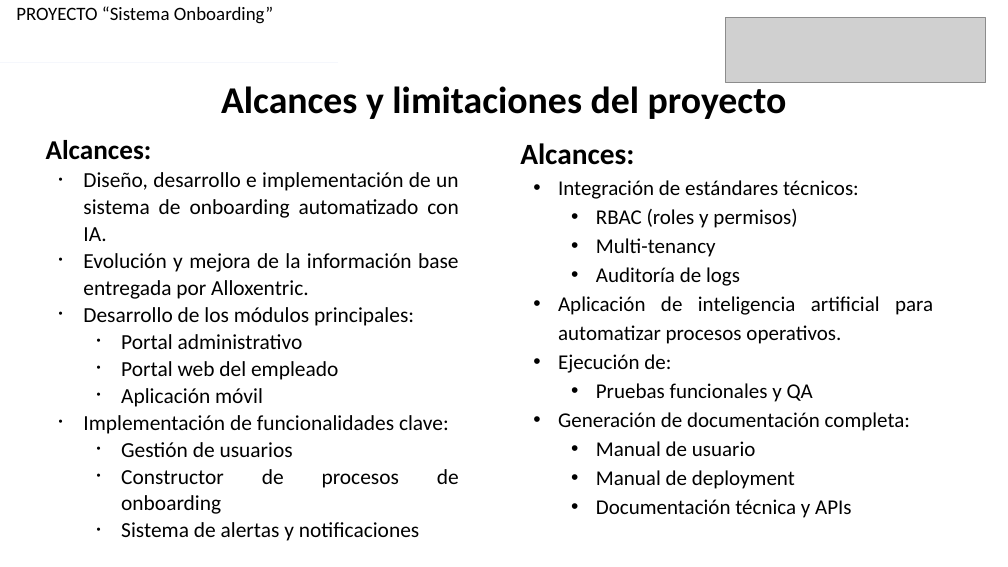
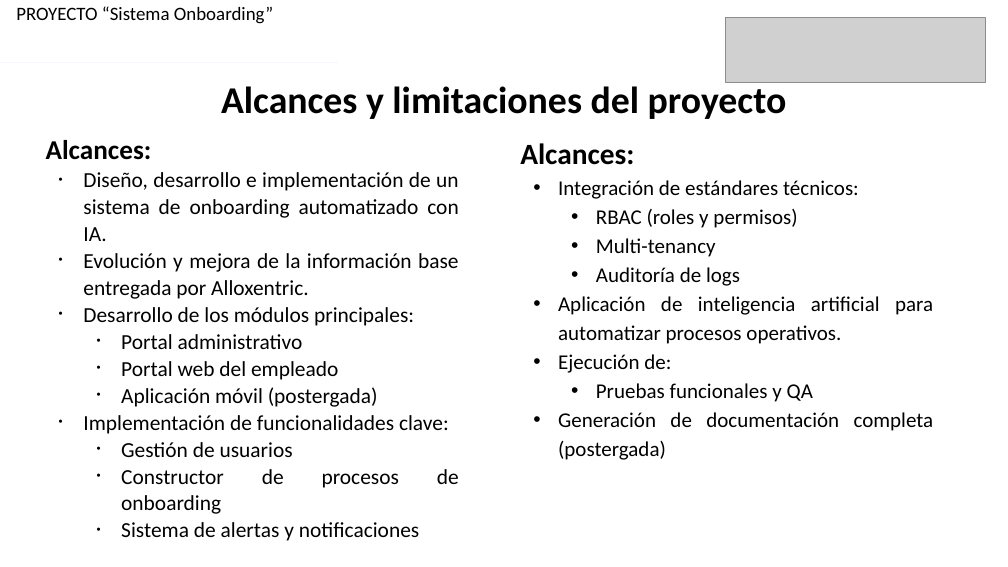
Before and after one commit to javierX888/Sistema-de-OnBoarding-Portafolio, a slide deck: slide 5 of Fase 3/Evidencias proyecto/Presentación Fase 3.pptx. Drawn at 1008x567 pixels with LibreOffice and Linux fonts; fonts in the diff are those of the drawing; grey boxes stand for pictures. Boxes give left, top, right and bottom in pixels: in the first picture for what was removed or moved away, otherwise in the second. Text is boxed around its words. In the diff, an @@ line names an element or a change of style, - is before the commit and + after.

```diff
--- a/Fase 3/Evidencias proyecto/Presentación Fase 3.pptx
+++ b/Fase 3/Evidencias proyecto/Presentación Fase 3.pptx
@@ text at (x1=121, y1=387, x2=378, y2=407): text changed @@
-  • Aplicación móvil
+  • Aplicación móvil (postergada)
@@ text at (x1=558, y1=412, x2=934, y2=460): text changed @@
-• Generación de documentación completa:
-  • Manual de usuario
-  • Manual de deployment
-  • Documentación técnica y APIs
+• Generación de documentación completa (postergada)
```
